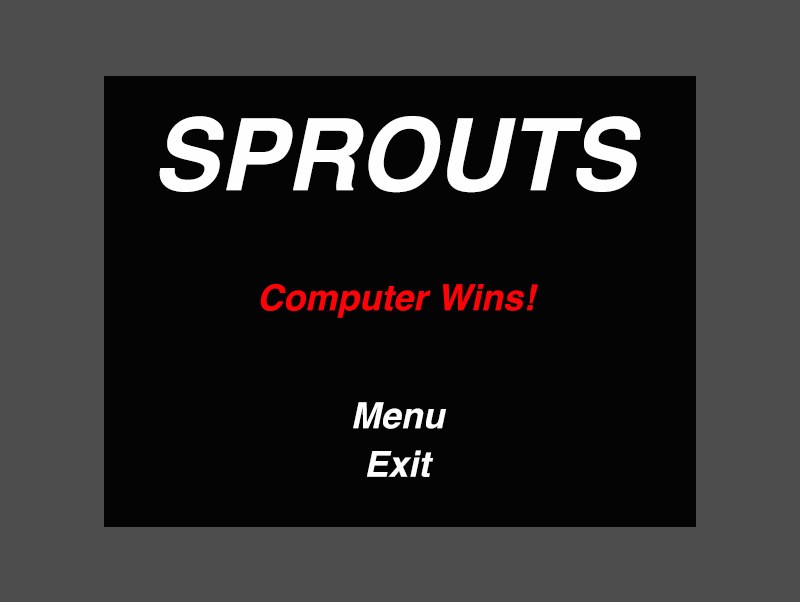
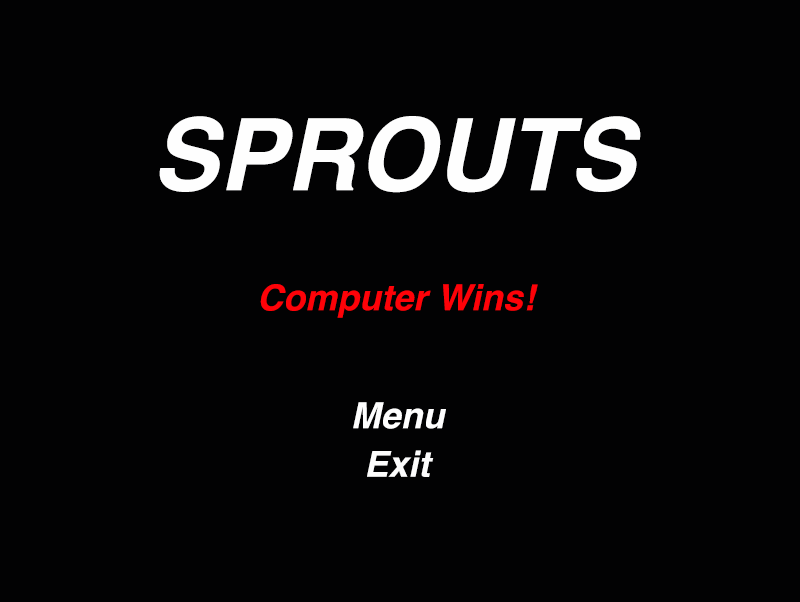
Revision of a layered 800x602 image; what changed, layer by layer:
removed layer "Layer 2" over [104, 76, 696, 527]
"Layer 1": opacity 70% → 100% over [0, 0, 800, 602]
